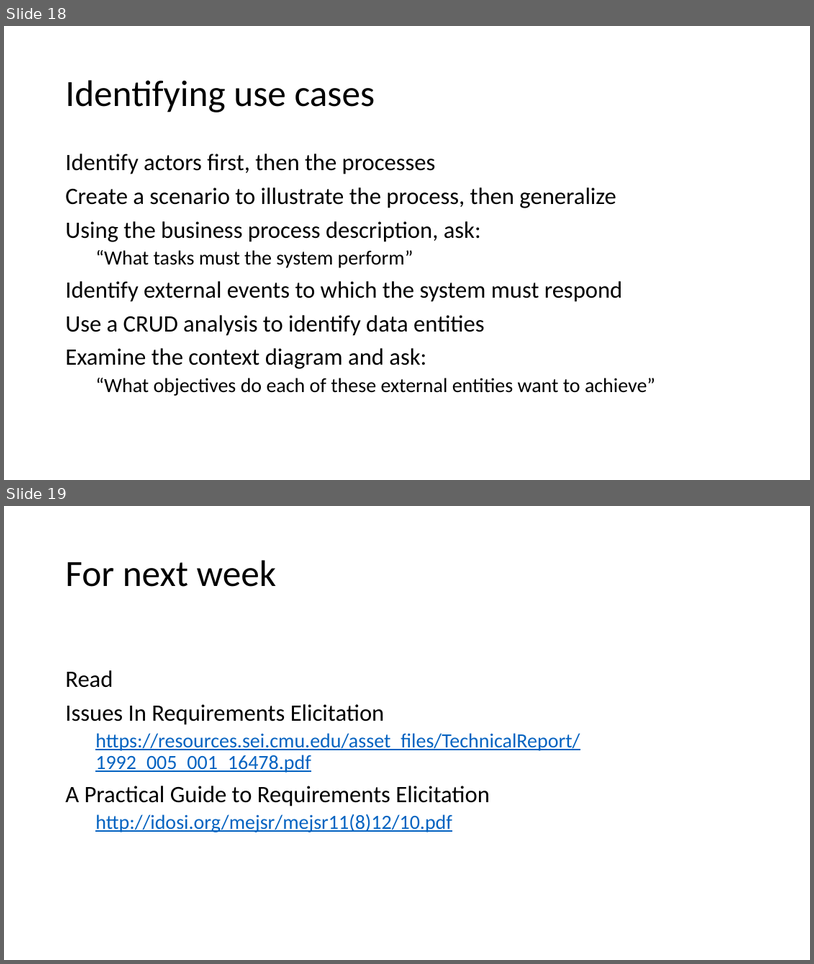
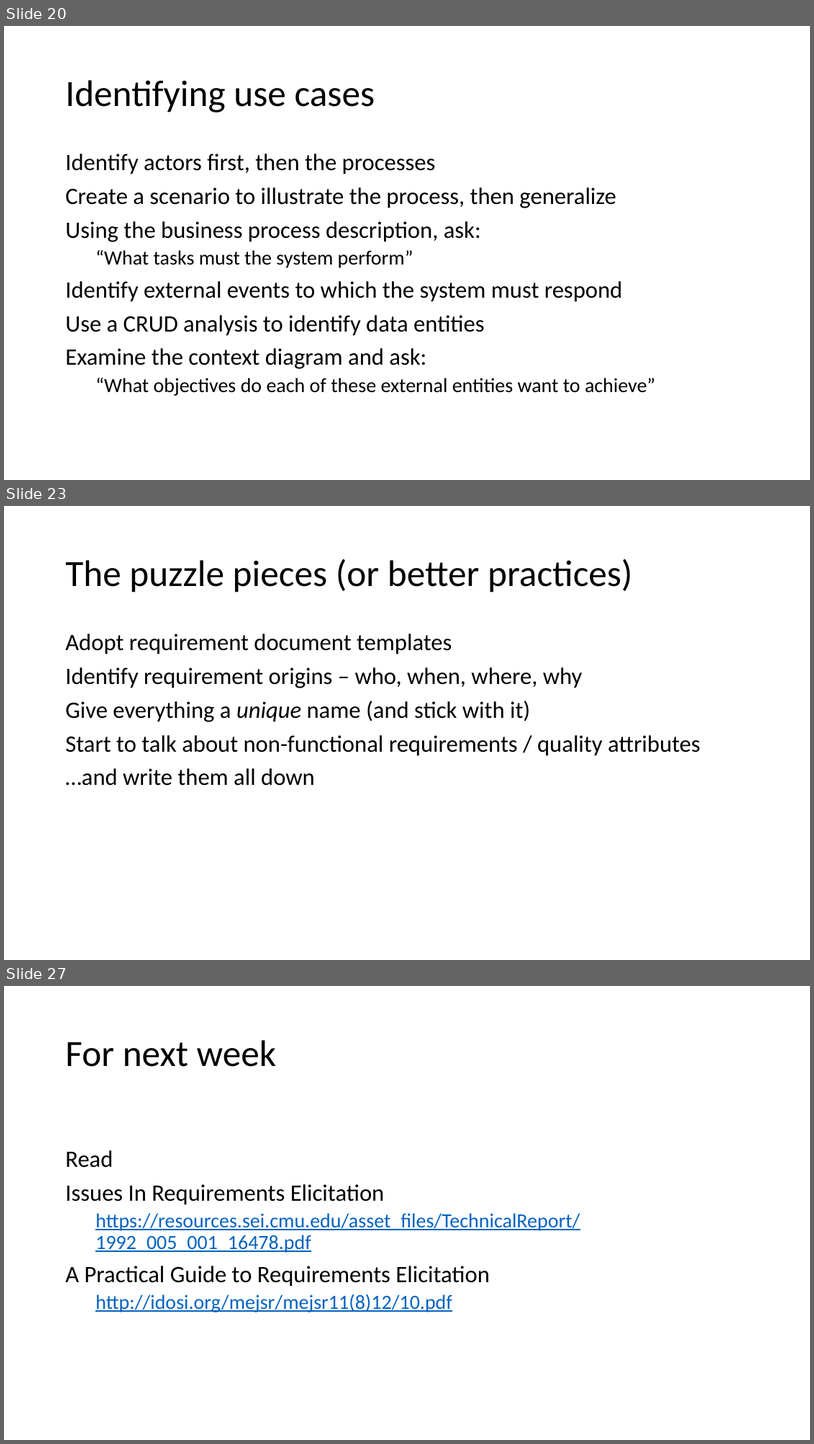
Before and after one commit to MengshanChen/SU_CPSC_5100_18FQ, a slide deck: lectures/Elicitation.pptx. Shown one above the other, each under a label of ours: slides 18 and 19 before the commit, slides 20, 23 and 27 after it; the slides between them are not shown. The pictures are 814x964 and 814x1444 pixels, drawn with LibreOffice and Linux fonts; fonts in the diff are those of the drawing. Boxes give left, top, right and bottom in pixels: in the first picture for what was removed or moved away, otherwise in the second. Text is boxed around its words. In the diff, an @@ line names an element or a change of style, - is before the commit and + after.

```diff
--- a/lectures/Elicitation.pptx
+++ b/lectures/Elicitation.pptx
@@ slide 23 added at [4,506,810,960], background #FFFFFF @@
@@ title added at [65,559,633,592], 44 pt, text #000000 @@
+The puzzle pieces (or better practices)
@@ text added at [65,633,701,785], 28 pt, text #000000 @@
+Adopt requirement document templates
+Identify requirement origins – who, when, where, why
+Give everything a unique name (and stick with it)
+Start to talk about non-functional requirements / quality attributes
+…and write them all down
@@ what was slide 18 is now slide 20 @@
@@ what was slide 19 is now slide 27 @@
```
Also in this commit, not shown: 1 slide changed, 7 other slides added, 3 other files.
